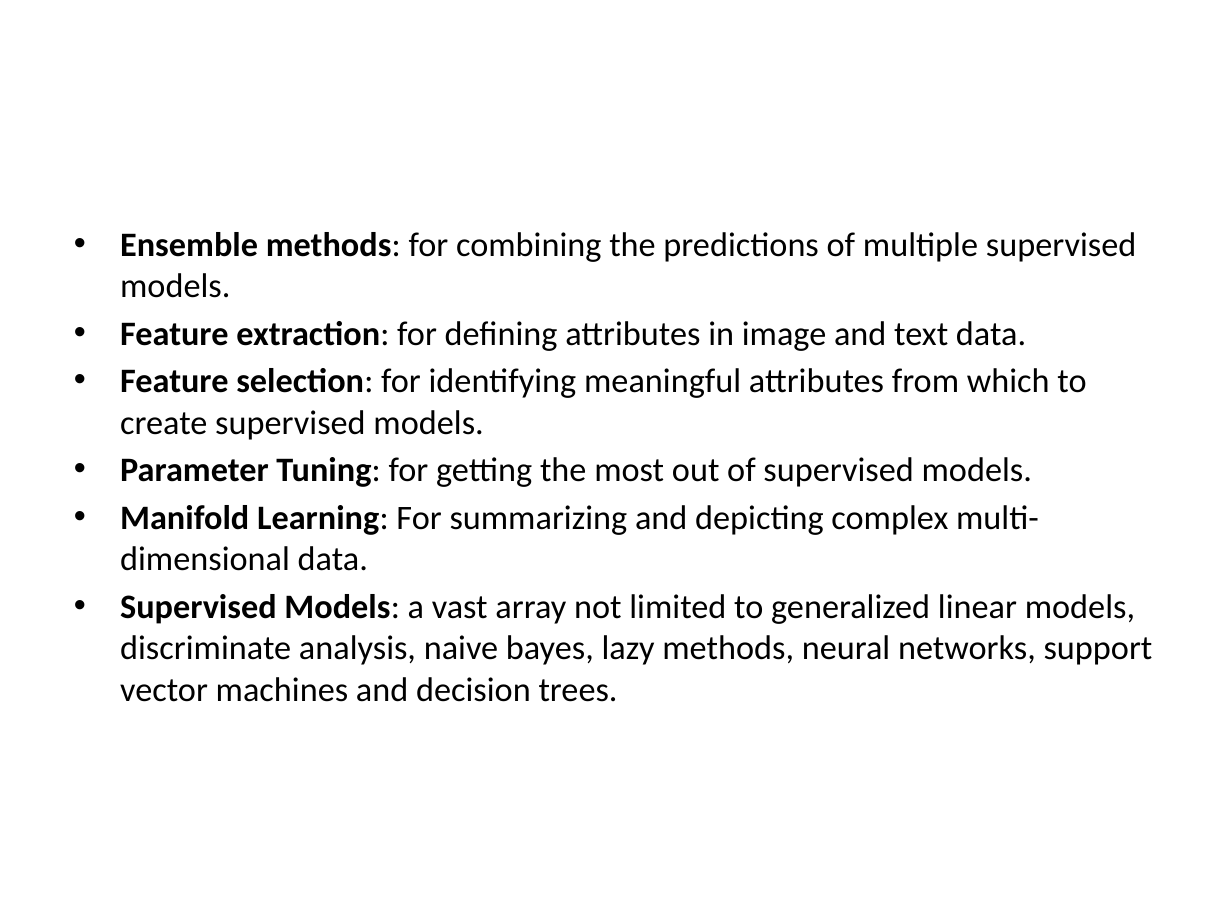
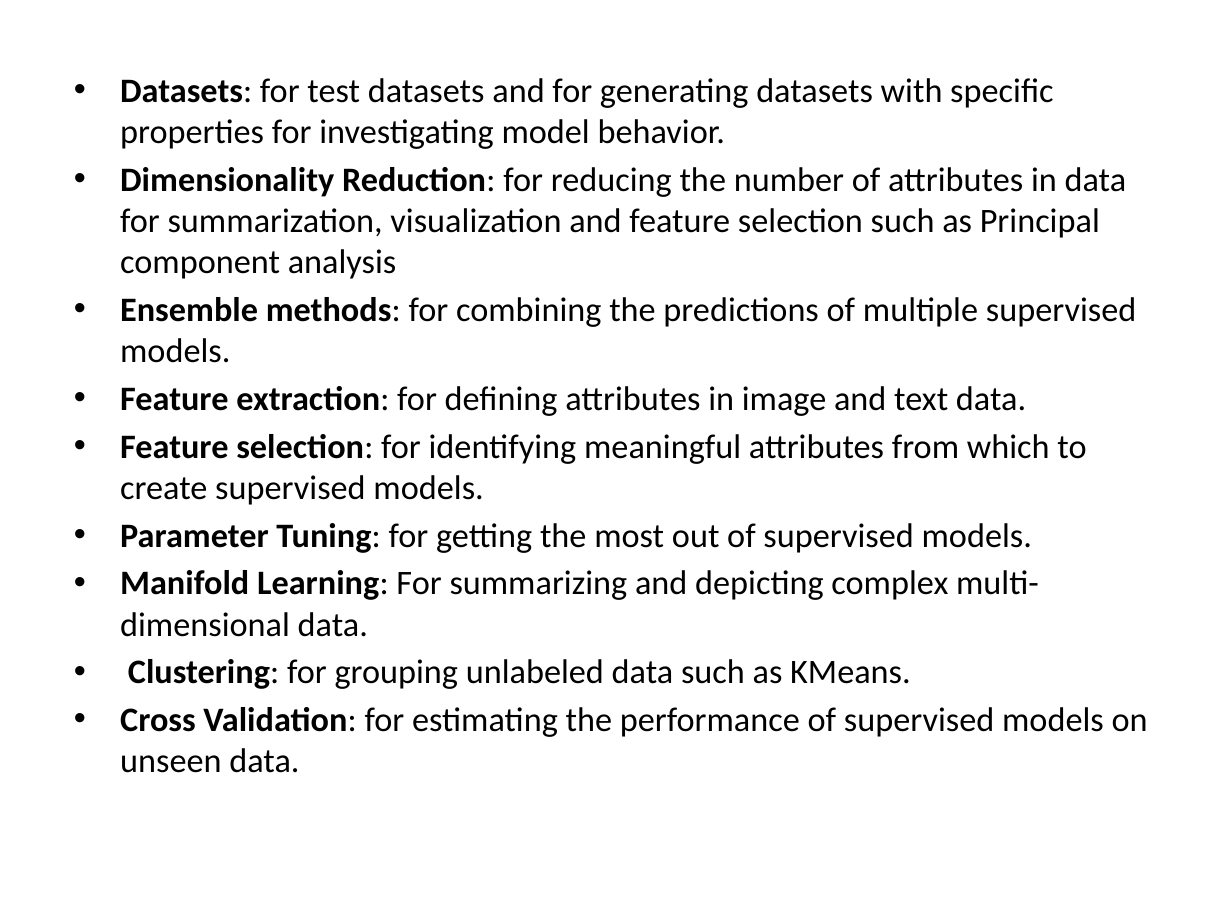
Before and after one commit to Shehroz951/python_exam, a slide deck: slide 12 of SKLearn.pptx (slide 5 before the commit). Drawn at 1232x924 pixels with LibreOffice and Linux fonts; fonts in the diff are those of the drawing. Boxes give left, top, right and bottom in pixels: in the first picture for what was removed or moved away, otherwise in the second. Text is boxed around its words. In the diff, an @@ line names an element or a change of style, - is before the commit and + after.

```diff
--- a/SKLearn.pptx
+++ b/SKLearn.pptx
@@ text "Datasets: for test datasets and ...": place and size @@
-text "Datasets: for test datasets and ..." at <box>120,232,1153,702</box>
+text "Datasets: for test datasets and ..." at <box>120,78,1148,773</box>
@@ text at <box>120,78,1127,279</box>: paragraphs added @@
+• Datasets: for test datasets and for generating datasets with specific properties for investigating model behavior.
+• Dimensionality Reduction: for reducing the number of attributes in data for summarization, visualization and feature selection such as Principal component analysis
@@ text at <box>120,659,1148,773</box>: text changed @@
-• Supervised Models: a vast array not limited to generalized linear models, discriminate analysis, naive bayes, lazy methods, neural networks, support vector machines and decision trees.
+• Clustering: for grouping unlabeled data such as KMeans.
+• Cross Validation: for estimating the performance of supervised models on unseen data.
```
Also in this commit, not shown: 4 other slides changed, 7 slides added, 4 other files.
